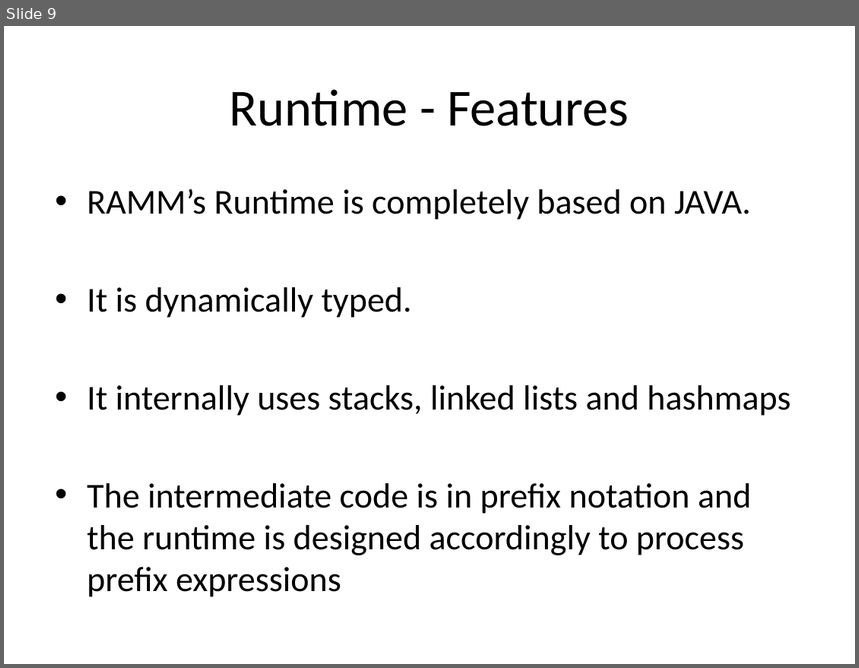
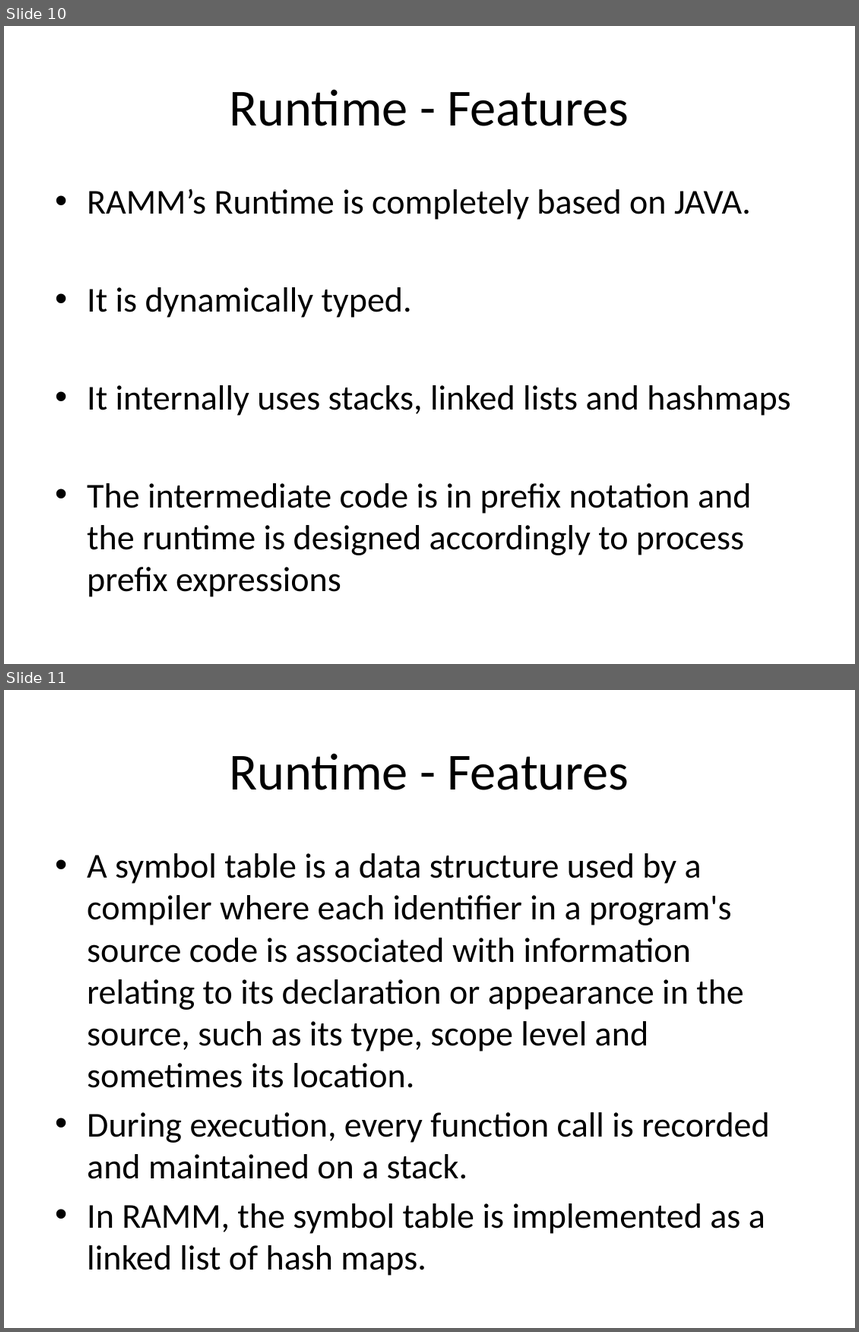
Before and after one commit to kazekagegaara/ramm, a slide deck: doc/Design.pptx. Shown one above the other, each under a label of ours: slide 9 before the commit, slides 10 and 11 after it. The pictures are 859x668 and 859x1332 pixels, drawn with LibreOffice and Linux fonts; fonts in the diff are those of the drawing. Boxes give left, top, right and bottom in pixels: in the first picture for what was removed or moved away, otherwise in the second. Text is boxed around its words. In the diff, an @@ line names an element or a change of style, - is before the commit and + after.

```diff
--- a/doc/Design.pptx
+++ b/doc/Design.pptx
@@ slide 11 added at <box>4,690,855,1328</box>, background #FFFFFF @@
@@ title added at <box>229,753,629,790</box>, 44 pt, text #000000 @@
+Runtime - Features
@@ text added at <box>87,853,769,1276</box>, 29.6 pt, text #000000 @@
+• A symbol table is a data structure used by a compiler where each identifier in a program's source code is associated with information relating to its declaration or appearance in the source, such as its type, scope level and sometimes its location.
+• During execution, every function call is recorded and maintained on a stack.
+• In RAMM, the symbol table is implemented as a linked list of hash maps.
@@ what was slide 9 is now slide 10 @@
```
Also in this commit, not shown: 2 other slides added, 1 slide removed, 1 other file.
